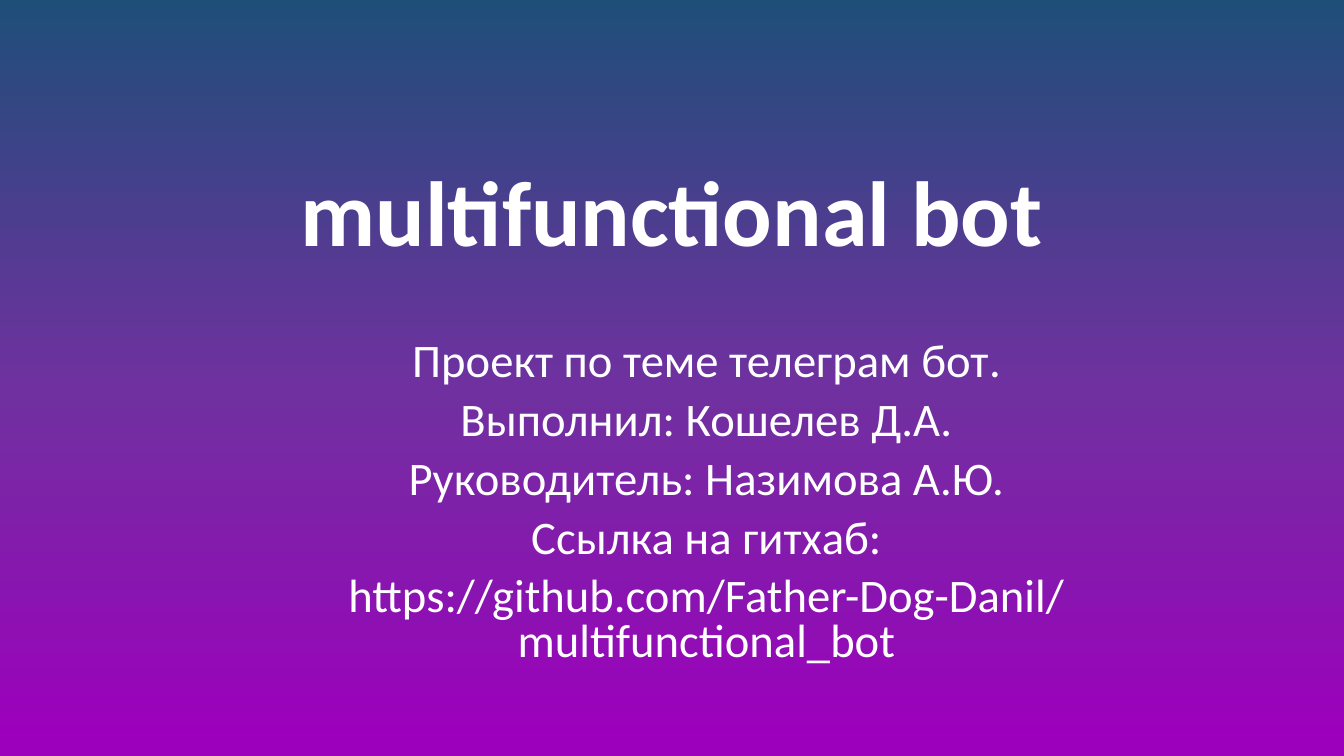
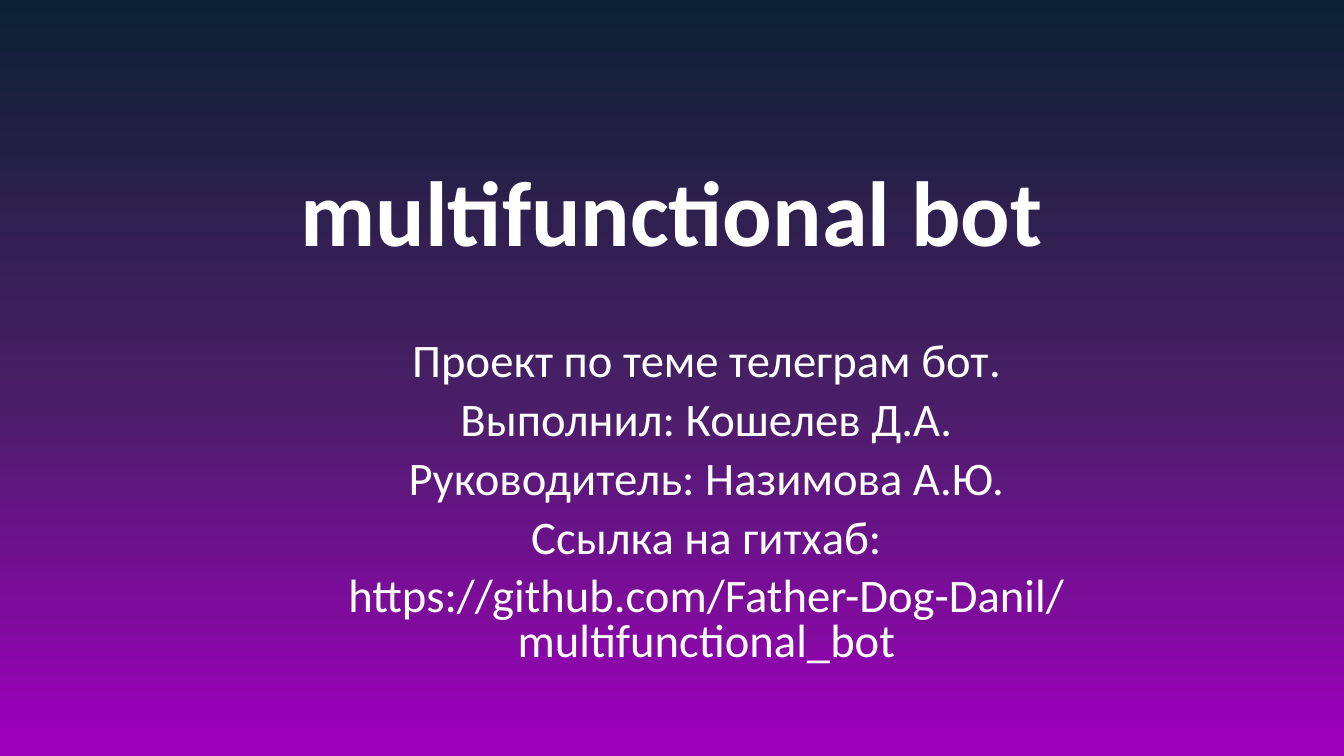
Before and after one commit to Father-Dog-Danil/multifunctional_bot, a slide deck: slide 1 of documents/презентация.pptx. Drawn at 1344x756 pixels with LibreOffice and Linux fonts; fonts in the diff are those of the drawing. Boxes give left, top, right and bottom in pixels: in the first picture for what was removed or moved away, otherwise in the second. Text is boxed around its words. In the diff, an @@ line names an element or a change of style, - is before the commit and + after.

```diff
--- a/documents/презентация.pptx
+++ b/documents/презентация.pptx
@@ background gradient #1F4E79 to #7030A0 to #9D00BC to gradient #0D2133 to #481F66 to #9D00BC @@
```
Also in this commit, not shown: 7 other slides changed.
